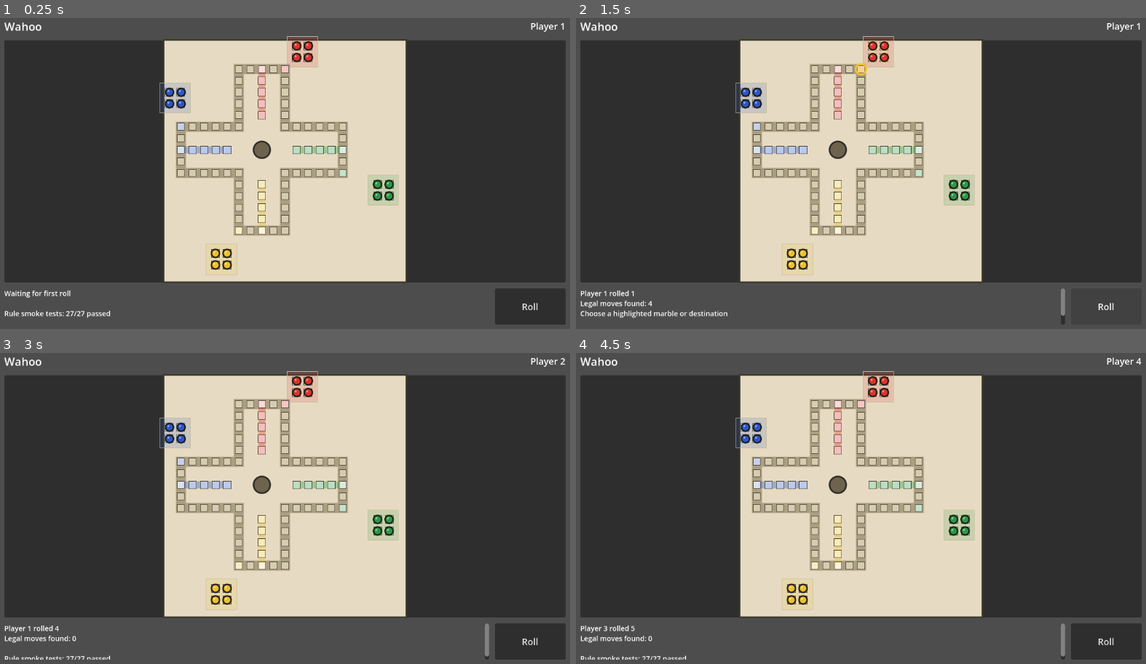
Above: before the commit, frames 1-4 (two rows, left to right).
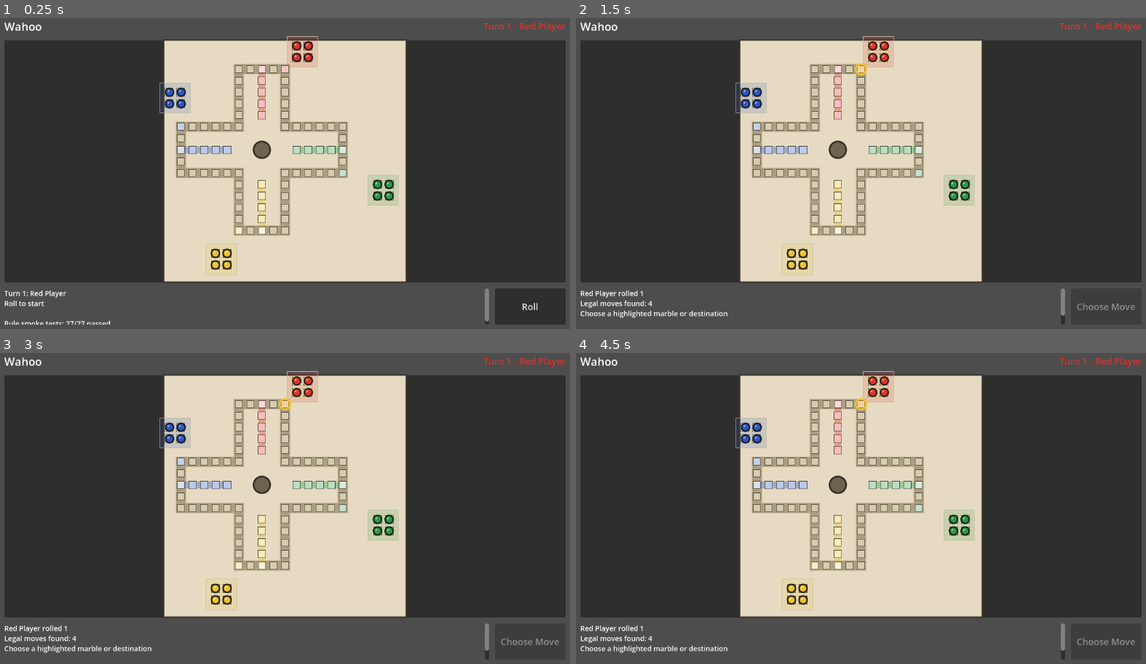
Above: after the commit, the same moments.

Repository: ItsTheMcCoy/wahoo-app
Game: Godot game, scene res://scenes/Main.tscn
The game is run twice, just before and just after one commit, with the same random seed, the same clock (stepped at 60 frames per second) and the same inputs.
Inputs (mouse positions are in pixels of both pictures, inside the frame that each line leads up to):
- Up to frame 1 (0.25 s): no input
- Up to frame 2 (1.5 s): click "Roll" at 0.5 s; click (1106, 307) at 1.25 s, where only the run before the commit has a clickable "Roll"
- Up to frame 3 (3 s): click (530, 642) at 2 s, where only the run before the commit has a clickable "Roll"; tap Enter at 2.75 s; move the mouse to (285, 496) at 2.77 s; click (285, 496) at 2.92 s
- Up to frame 4 (4.5 s): tap Space at 3.5 s; move the mouse to (747, 524) at 3.52 s; click (747, 524) at 3.67 s; tap Enter at 4.25 s; move the mouse to (918, 433) at 4.27 s; click (918, 433) at 4.42 s

The runs differ from the first frame. In frame 1, 0.7% of the frame differs, in the area x 0-100%, y 1-99%; in frame 2, 0.4%; in frame 3, 0.9%; in frame 4, 0.9%.

Commit message:
Complete Phase 2b turn UI and win screen

Diff:
--- a/godot/scenes/Main.tscn
+++ b/godot/scenes/Main.tscn
@@ -70,3 +70,49 @@
 custom_minimum_size = Vector2(140, 60)
 text = "Roll"
 theme_override_font_sizes/font_size = 18
+
+[node name="WinOverlay" type="ColorRect" parent="."]
+visible = false
+layout_mode = 1
+anchors_preset = 15
+anchor_right = 1.0
+anchor_bottom = 1.0
+grow_horizontal = 2
+grow_vertical = 2
+color = Color(0.05, 0.045, 0.035, 0.72)
+
+[node name="WinPanel" type="PanelContainer" parent="WinOverlay"]
+layout_mode = 1
+anchors_preset = 8
+anchor_left = 0.5
+anchor_top = 0.5
+anchor_right = 0.5
+anchor_bottom = 0.5
+offset_left = -150.0
+offset_top = -92.0
+offset_right = 150.0
+offset_bottom = 92.0
+grow_horizontal = 2
+grow_vertical = 2
+
+[node name="WinContent" type="VBoxContainer" parent="WinOverlay/WinPanel"]
+layout_mode = 2
+theme_override_constants/separation = 12
+
+[node name="WinTitle" type="Label" parent="WinOverlay/WinPanel/WinContent"]
+layout_mode = 2
+text = "Red Player Wins!"
+horizontal_alignment = 1
+theme_override_font_sizes/font_size = 28
+
+[node name="WinSubtitle" type="Label" parent="WinOverlay/WinPanel/WinContent"]
+layout_mode = 2
+text = "Game finished on turn 1"
+horizontal_alignment = 1
+theme_override_font_sizes/font_size = 16
+
+[node name="NewGameButton" type="Button" parent="WinOverlay/WinPanel/WinContent"]
+layout_mode = 2
+custom_minimum_size = Vector2(220, 54)
+text = "New Game"
+theme_override_font_sizes/font_size = 18
--- a/godot/scripts/main.gd
+++ b/godot/scripts/main.gd
@@ -4,27 +4,55 @@
 const WahooRules = preload("res://scripts/wahoo_rules.gd")
 const WahooRulesSmoke = preload("res://scripts/wahoo_rules_smoke.gd")
 
+const PLAYER_NAMES := ["Red", "Green", "Yellow", "Blue"]
+const PLAYER_COLORS := [
+    Color(0.86, 0.20, 0.17),
+    Color(0.16, 0.60, 0.27),
+    Color(0.93, 0.75, 0.17),
+    Color(0.17, 0.34, 0.78),
+]
+
 @onready var _turn_label: Label = $Root/Header/TurnLabel
 @onready var _board = $Root/BoardFrame/BoardView
 @onready var _status: RichTextLabel = $Root/Footer/Status
 @onready var _roll_button: Button = $Root/Footer/RollButton
+@onready var _win_overlay: ColorRect = $WinOverlay
+@onready var _win_title: Label = $WinOverlay/WinPanel/WinContent/WinTitle
+@onready var _win_subtitle: Label = $WinOverlay/WinPanel/WinContent/WinSubtitle
+@onready var _new_game_button: Button = $WinOverlay/WinPanel/WinContent/NewGameButton
 
 var _rng := RandomNumberGenerator.new()
 var _state: WahooState
 var _smoke_summary := ""
 var _pending_moves: Array = []
 var _pending_roll: Variant = null
+var _turn_number := 1
+var _game_over := false
 
 func _ready() -> void:
     _rng.randomize()
-    _state = WahooState.new_game()
     _roll_button.pressed.connect(_on_roll_pressed)
+    _new_game_button.pressed.connect(_new_game)
     _board.move_selected.connect(_on_board_move_selected)
     _smoke_summary = _build_smoke_summary()
+    _new_game()
+
+func _new_game() -> void:
+    _state = WahooState.new_game()
+    _pending_moves = []
+    _pending_roll = null
+    _turn_number = 1
+    _game_over = false
+    _win_overlay.visible = false
+    _board.clear_legal_moves()
     _board.set_state(_state)
-    _render_status("Waiting for first roll")
+    _set_roll_ready(true)
+    _render_status(_turn_announcement("Roll to start"))
 
 func _on_roll_pressed() -> void:
+    if _game_over or not _pending_moves.is_empty():
+        return
+
     _roll_button.disabled = true
     _board.clear_legal_moves()
     _pending_moves = []
@@ -33,25 +61,29 @@
     var roll := _rng.randi_range(1, 6)
     var player := _state.current_player
     var legal := WahooRules.legal_moves(_state, player, roll)
-    var line := "Player %d rolled %d\nLegal moves found: %d" % [player + 1, roll, legal.size()]
+    var line := "%s rolled %d\nLegal moves found: %d" % [_player_label(player), roll, legal.size()]
     if legal.size() > 0:
         _pending_moves = legal.duplicate(true)
         _pending_roll = roll
         _state.pending_roll = roll
         _board.set_legal_moves(_pending_moves, player)
         line += "\nChoose a highlighted marble or destination"
+        _set_roll_ready(false)
     else:
         _state.pending_roll = null
         if roll != 6:
-            _state.current_player = (_state.current_player + 1) % WahooState.NUM_PLAYERS
+            _advance_to_next_player()
+            line += "\nNo legal move; %s is up next" % _player_label(_state.current_player)
+            _turn_number += 1
         else:
-            line += "\nRolled a 6; roll again"
+            line += "\nRolled a 6; %s rolls again" % _player_label(player)
+            _turn_number += 1
+        _set_roll_ready(true)
     _board.set_state(_state)
     _render_status(line)
-    _roll_button.disabled = false
 
 func _on_board_move_selected(move: Dictionary) -> void:
-    if _pending_moves.is_empty() or _pending_roll == null:
+    if _game_over or _pending_moves.is_empty() or _pending_roll == null:
         return
 
     _roll_button.disabled = true
@@ -62,41 +94,67 @@
     _pending_roll = null
     _board.clear_legal_moves()
 
-    _render_status("Player %d moving marble %d..." % [player + 1, int(move["marble"]) + 1])
+    _render_status("%s moving marble %d..." % [_player_label(player), int(move["marble"]) + 1])
     await _board.animate_move(move, player)
 
     WahooRules.apply_move(_state, move)
     _board.set_state(_state)
 
-    var line := "Player %d moved marble %d to %s" % [
-        player + 1,
+    var line := "%s moved marble %d to %s" % [
+        _player_label(player),
         int(move["marble"]) + 1,
         WahooState.format_location(move["dest"]),
     ]
     var captures: Variant = move.get("captures", null)
     if captures != null:
-        line += "\nCaptured Player %d marble %d" % [int(captures[0]) + 1, int(captures[1]) + 1]
+        line += "\nCaptured %s marble %d" % [_player_label(int(captures[0])), int(captures[1]) + 1]
 
     if _state.player_won(player):
-        line += "\nPlayer %d wins!" % (player + 1)
-        _roll_button.disabled = true
+        line += "\n%s wins!" % _player_label(player)
+        _show_win_screen(player)
     elif roll == 6:
-        line += "\nRolled a 6; Player %d rolls again" % (player + 1)
-        _roll_button.disabled = false
+        line += "\nRolled a 6; %s rolls again" % _player_label(player)
+        _turn_number += 1
+        _set_roll_ready(true)
     else:
-        _state.current_player = (_state.current_player + 1) % WahooState.NUM_PLAYERS
-        _roll_button.disabled = false
+        _advance_to_next_player()
+        line += "\n%s is up next" % _player_label(_state.current_player)
+        _turn_number += 1
+        _set_roll_ready(true)
 
     _render_status(line)
 
 func _render_status(header: String) -> void:
-    _turn_label.text = "Player %d" % (_state.current_player + 1)
+    _turn_label.text = "Turn %d - %s" % [_turn_number, _player_label(_state.current_player)]
+    _turn_label.self_modulate = PLAYER_COLORS[_state.current_player]
     var lines := [
         header,
         "",
         _smoke_summary,
     ]
     _status.text = "\n".join(lines)
+
+func _turn_announcement(action: String) -> String:
+    return "Turn %d: %s\n%s" % [_turn_number, _player_label(_state.current_player), action]
+
+func _player_label(player: int) -> String:
+    return "%s Player" % PLAYER_NAMES[player]
+
+func _advance_to_next_player() -> void:
+    _state.current_player = (_state.current_player + 1) % WahooState.NUM_PLAYERS
+
+func _set_roll_ready(ready: bool) -> void:
+    _roll_button.disabled = not ready
+    _roll_button.text = "Roll" if ready else "Choose Move"
+
+func _show_win_screen(player: int) -> void:
+    _game_over = true
+    _set_roll_ready(false)
+    _roll_button.text = "Game Over"
+    _win_title.text = "%s Wins!" % _player_label(player)
+    _win_title.self_modulate = PLAYER_COLORS[player]
+    _win_subtitle.text = "Game finished on turn %d" % _turn_number
+    _win_overlay.visible = true
 
 func _build_smoke_summary() -> String:
     var result := WahooRulesSmoke.run()
Not shown, changed: documents/DEVELOPMENT_PLAN.md
Not shown, changed: godot/README.md
